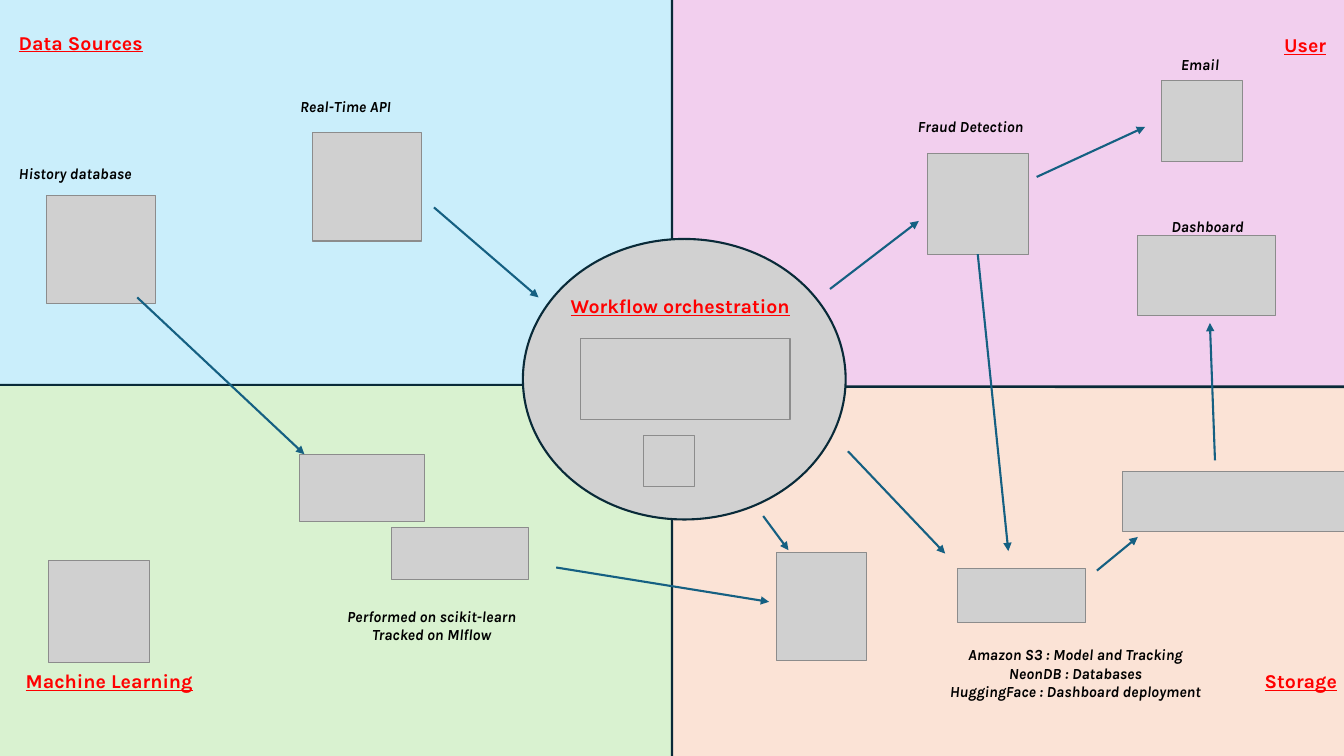
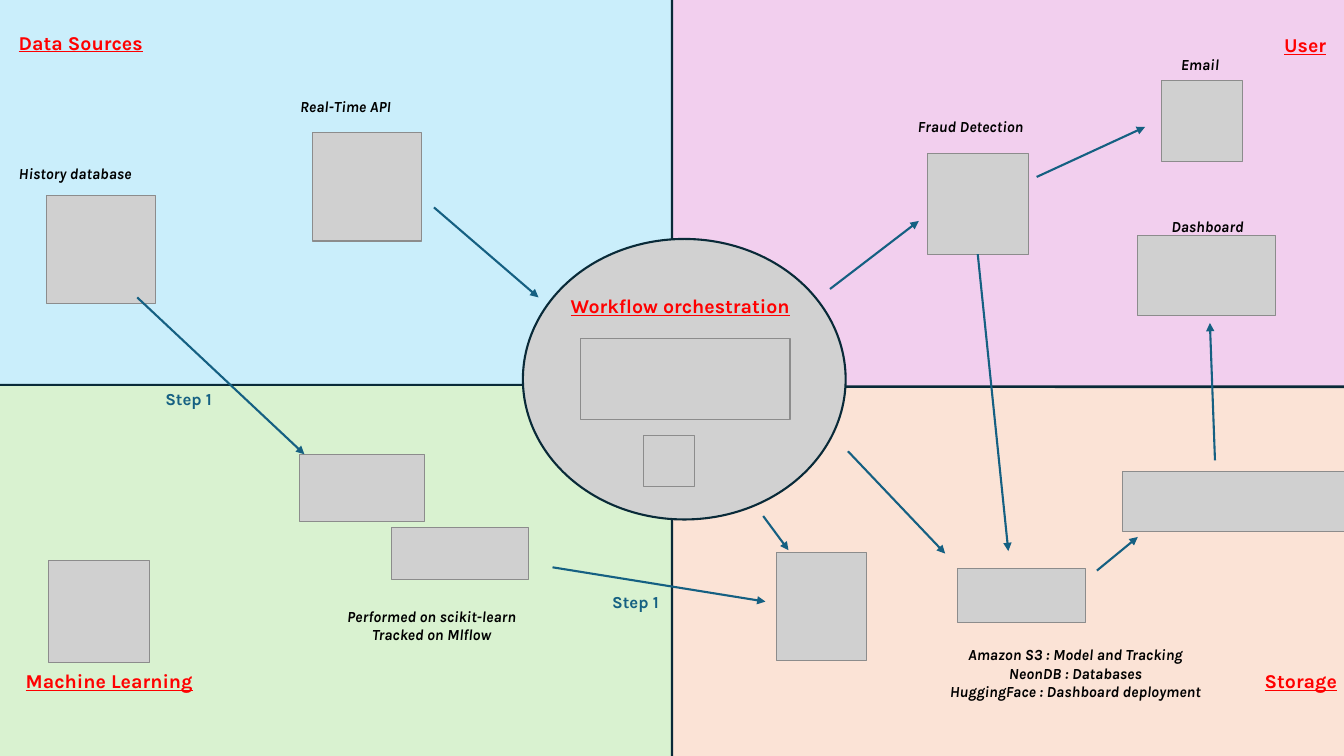
Before and after one commit to LoicV17/LoicValentini_Jedha_Certifications, a slide deck: slide 1 of AIA_Architecte_Intelligence_Artificielle/Bloc_3_Pipeline_IA/final_presentation/overall_architecture/Architecture_Fraud_Detection.pptx. Drawn at 1344x756 pixels with LibreOffice and Linux fonts; fonts in the diff are those of the drawing; grey boxes stand for pictures; background and template pictures are left out. Boxes give left, top, right and bottom in pixels: in the first picture for what was removed or moved away, otherwise in the second. Text is boxed around its words. In the diff, an @@ line names an element or a change of style, - is before the commit and + after.

```diff
--- a/AIA_Architecte_Intelligence_Artificielle/Bloc_3_Pipeline_IA/final_presentation/overall_architecture/Architecture_Fraud_Detection.pptx
+++ b/AIA_Architecte_Intelligence_Artificielle/Bloc_3_Pipeline_IA/final_presentation/overall_architecture/Architecture_Fraud_Detection.pptx
@@ text added at box(165, 394, 212, 409), 12 pt, text #156082, bold @@
+Step 1
@@ arrow moved from (557, 568) - (769, 602) to (553, 568) - (765, 602) @@
@@ text added at box(612, 597, 659, 612), 12 pt, text #156082, bold @@
+Step 1
```
Also in this commit, not shown: 2 slides added, 12 other files.
